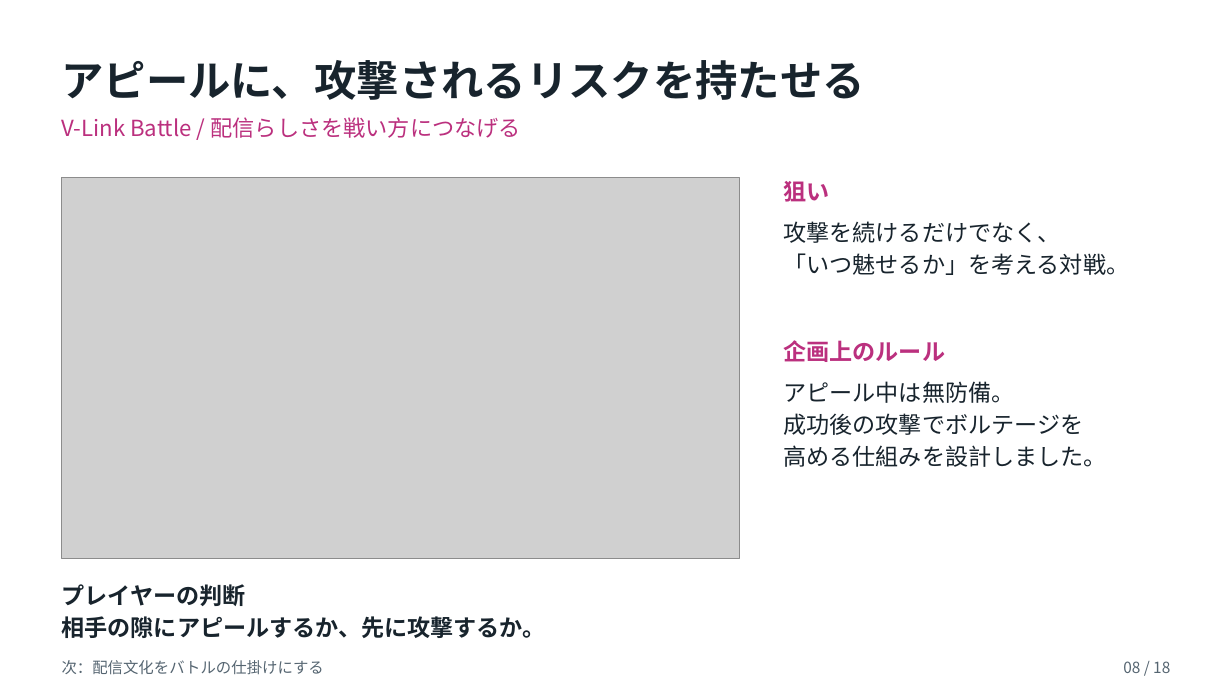
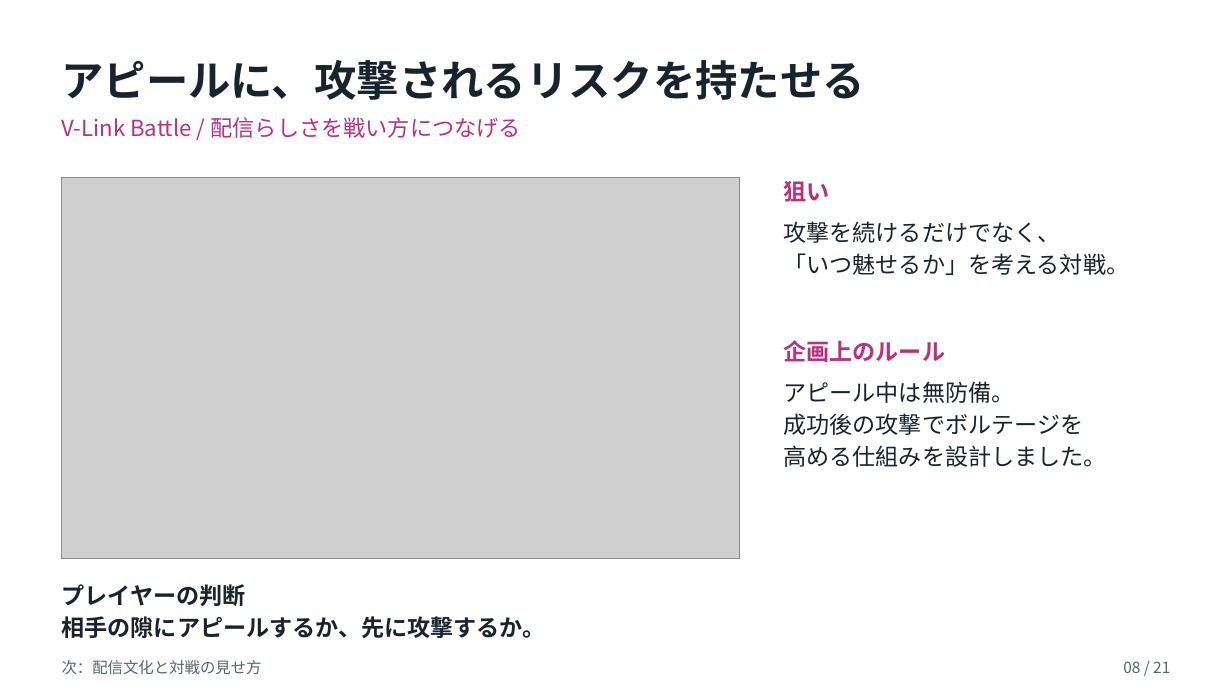
Before and after one commit to kuon-haruto/portfolio, a slide deck: slide 8 of documents/portfolio/島本善太_ポートフォリオ.pptx. Drawn at 1232x693 pixels with LibreOffice and Linux fonts; fonts in the diff are those of the drawing; grey boxes stand for pictures. Boxes give left, top, right and bottom in pixels: in the first picture for what was removed or moved away, otherwise in the second. Text is boxed around its words. In the diff, an @@ line names an element or a change of style, - is before the commit and + after.

```diff
--- a/documents/portfolio/島本善太_ポートフォリオ.pptx
+++ b/documents/portfolio/島本善太_ポートフォリオ.pptx
@@ text at box(62, 660, 262, 675): text changed @@
-次：配信文化をバトルの仕掛けにする
+次：配信文化と対戦の見せ方
@@ text at box(1123, 661, 1170, 673): text changed @@
-08 / 18
+08 / 21
```
Also in this commit, not shown: 17 other slides changed, 3 slides added, 3 other files.
